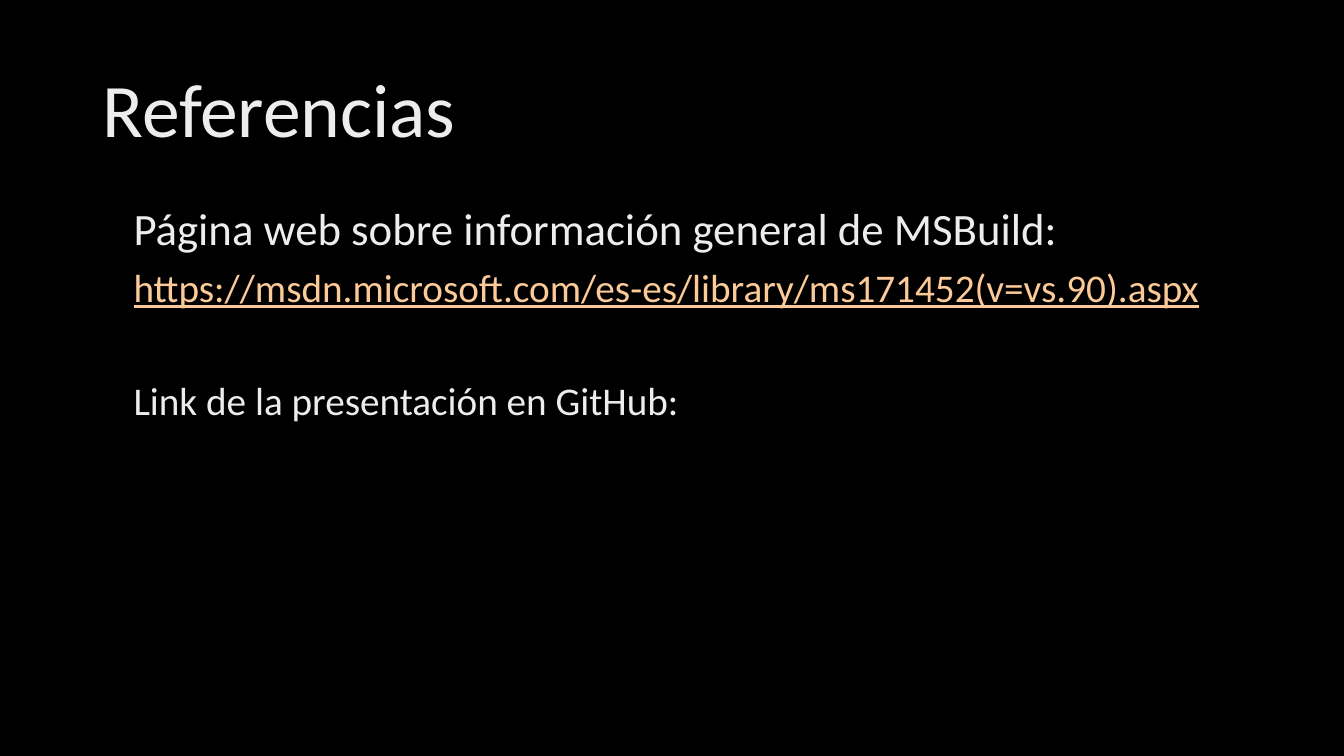
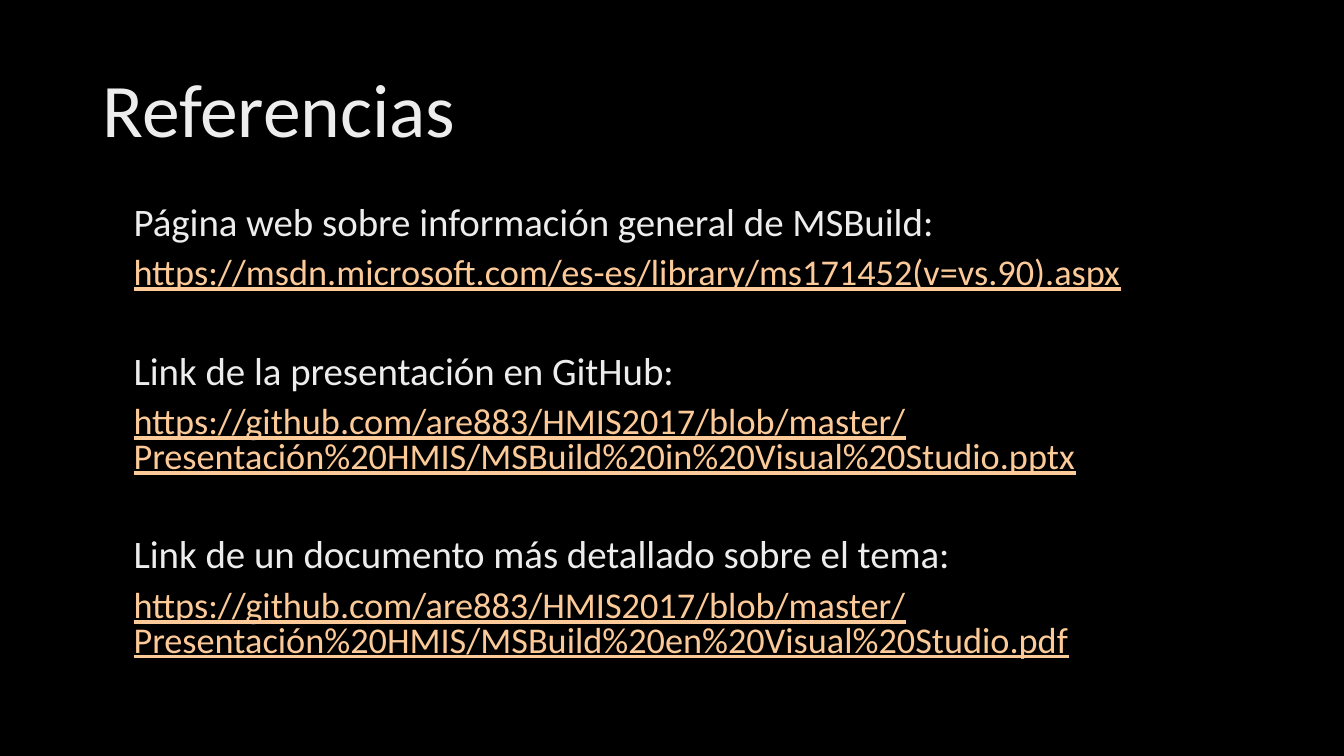
Before and after one commit to AdrianRodriguezEscudero/HMIS2017, a slide deck: slide 33 of Presentación HMIS/MSBuild in Visual Studio.pptx. Drawn at 1344x756 pixels with LibreOffice and Linux fonts; fonts in the diff are those of the drawing; background and template pictures are left out. Boxes give left, top, right and bottom in pixels: in the first picture for what was removed or moved away, otherwise in the second. Text is boxed around its words. In the diff, an @@ line names an element or a change of style, - is before the commit and + after.

Commit message:
Modificaciones en los links

```diff
--- a/Presentación HMIS/MSBuild in Visual Studio.pptx
+++ b/Presentación HMIS/MSBuild in Visual Studio.pptx
@@ text at (x1=134, y1=209, x2=1120, y2=392): size 32 to 27.8 pt in "Página web sobre información general de MSBuild:"; size 28 to 25.9 pt in "https://msdn.microsoft.com/es-es/library/ms171452(v=vs.90).a ..."; size 28 to 27.8 pt in "Link de la presentación en GitHub:"; line spacing 0.9 to 0.8 @@
@@ text at (x1=134, y1=408, x2=1075, y2=659): paragraphs added @@
+https://github.com/are883/HMIS2017/blob/master/Presentación%20HMIS/MSBuild%20in%20Visual%20Studio.pptx
+Link de un documento más detallado sobre el tema:
+https://github.com/are883/HMIS2017/blob/master/Presentación%20HMIS/MSBuild%20en%20Visual%20Studio.pdf
```
